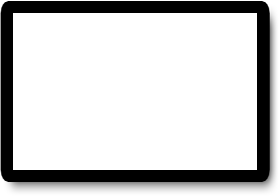
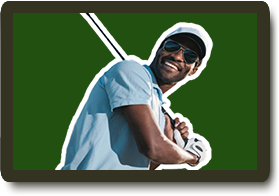
Layered file, before and after one edit (279×196). Changes by layer:
showed "Group 1" (1st of 2) over [0, 1, 278, 195]
added layer "thumbnail" above "bg" over [55, 1, 214, 195]
renamed "Background" to "bg", showed it, painted on it over [0, 1, 278, 195]
